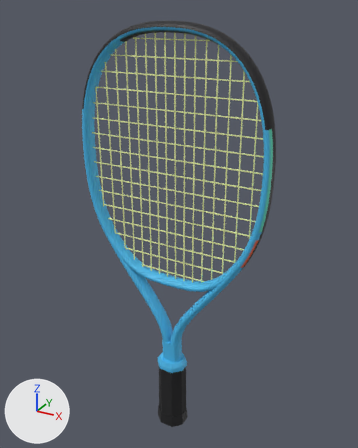
One commit to the glTF model assets/realistic/yonex-junior-21.glb: the scene before it, then after it.
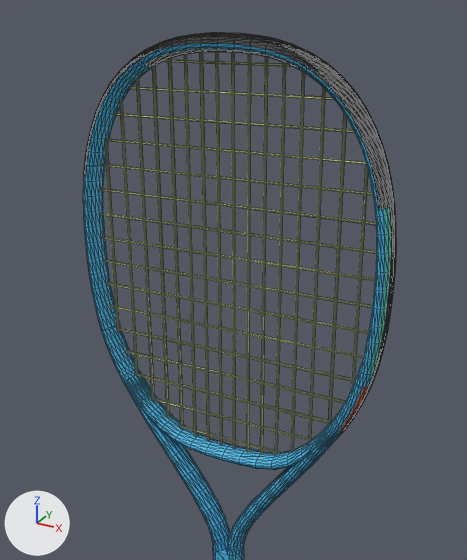
The first picture shows the older version from a camera (50 mm lens) standing at (0.273, -0.476, 0.547) and looking at (0.001, 0.017, 0.3). The close-ups show the older and then the newer version on the part from 8% to 89% of the width and 0% to 78% of the height of that picture. Only the edits that show in the close-ups are written down. Lighting does not change. The marker at lower left points along +X, +Y and +Z. The close-ups show mesh edges as thin lines. Where no turn or scale is listed for an object, it has been applied to the vertices. Vertices at exactly the same position are counted once.

Script lines for the objects in view, before the commit:
```python
me_bumper = bpy.data.meshes.new('bumper')
me_bumper.from_pydata(...)  # 261 vertices, 448 faces; spans x -0.119..0.119, y -0.01..0.01, z -0.049..0.049
me_bumper.materials.append(mat_mat_bumper)  # black #17171a
me_frame = bpy.data.meshes.new('frame')
me_frame.from_pydata(...)  # 1786 vertices, 3508 faces; spans x -0.122..0.122, y -0.01..0.01, z -0.216..0.216
me_frame.materials.append(mat_mat_frame)
me_strings_mains = bpy.data.meshes.new('strings_mains')
me_strings_mains.from_pydata(...)  # 128 vertices, 128 faces; spans x -0.101..0.101, y -0.001..0.001, z -0.145..0.145
me_strings_mains.materials.append(mat_mat_strings_mains)  # green #e8f2a8
ob_bumper = bpy.data.objects.new('bumper', me_bumper)
ob_bumper.location = (0.0, 0.0, 0.4845)
ob_frame = bpy.data.objects.new('frame', me_frame)
ob_frame.location = (0.0, 0.0, 0.3176)
ob_strings_mains = bpy.data.objects.new('strings_mains', me_strings_mains)
ob_strings_mains.location = (0.0, -0.0003, 0.3777)
# also in view: 'grommets' at (0.0, 0.0, 0.354); 'strings_crosses' at (0.0, 0.0, 0.378)
```
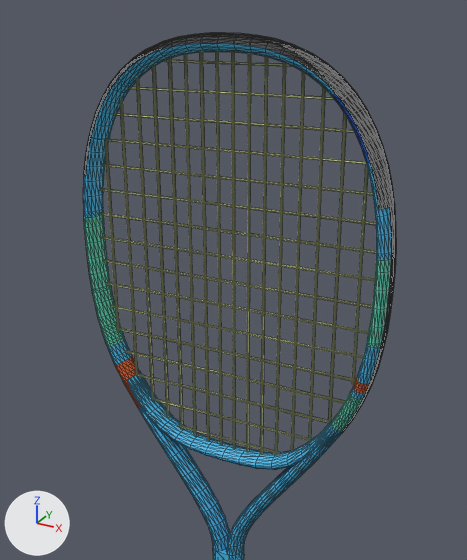
Where the change shows, as pixel boxes [x1, y1, x2, y2] in the close-ups (467 x 560 px; the box of a moved part takes in the faces that stretch with it):
part 1 of me_frame, reshaped
    before: [95, 298, 120, 331]
    after: [92, 285, 149, 420]
part 2 of me_frame, reshaped
    before: [355, 369, 373, 389]
    after: [303, 340, 381, 465]
part 3 of me_frame, moved or reshaped
    before: [87, 56, 161, 167]
    after: [84, 78, 135, 228]
part 4 of me_frame, moved or reshaped
    before: [294, 60, 377, 198]
    after: [329, 89, 391, 272]
part 5 of me_frame, recoloured
    both: [85, 47, 391, 431]

What changed in the scene script:
```text
Change me_frame:
    used by ob_frame; location = (0.0, 0.0, 0.3176)
    remove me_frame.from_pydata(...)  # 1786 vertices, 3508 faces; spans x -0.122..0.122, y -0.01..0.01, z -0.216..0.216
    add me_frame.from_pydata(...)  # 1978 vertices, 3892 faces; spans x -0.122..0.122, y -0.01..0.01, z -0.216..0.216
    me_frame part 1: 16 vertices moved from x -0.113..-0.102, y -0.01..0.01, z -0.004..-0.001 to x -0.114..-0.103, y -0.01..0.01, z -0.002..0.001; 16 vertices removed from x -0.116..-0.105, y -0.01..0.01, z 0.006..0.008; 96 vertices added at x -0.119..-0.072, y -0.01..0.01, z -0.068..0.027
    me_frame part 2: 14 vertices moved from x 0.102..0.113, y -0.01..0.01, z -0.004..-0.001 to x 0.101..0.111, y -0.01..0.01, z -0.009..-0.006; 18 vertices removed from x 0.105..0.116, y -0.01..0.01, z -0.004..0.008; 98 vertices added at x 0.072..0.119, y -0.01..0.01, z -0.068..0.027
    me_frame part 3: 32 vertices removed from x -0.117..-0.057, y -0.01..0.01, z 0.125..0.204; 48 vertices added at x -0.122..-0.077, y -0.01..0.01, z 0.086..0.188
    me_frame part 4: 32 vertices removed from x 0.057..0.117, y -0.01..0.01, z 0.125..0.204; 48 vertices added at x 0.077..0.122, y -0.01..0.01, z 0.086..0.188
    me_frame part 5: 729 kept faces spanning x -0.122..0.122, y -0.01..0.01, z -0.062..0.208 get new vertex colours
```
